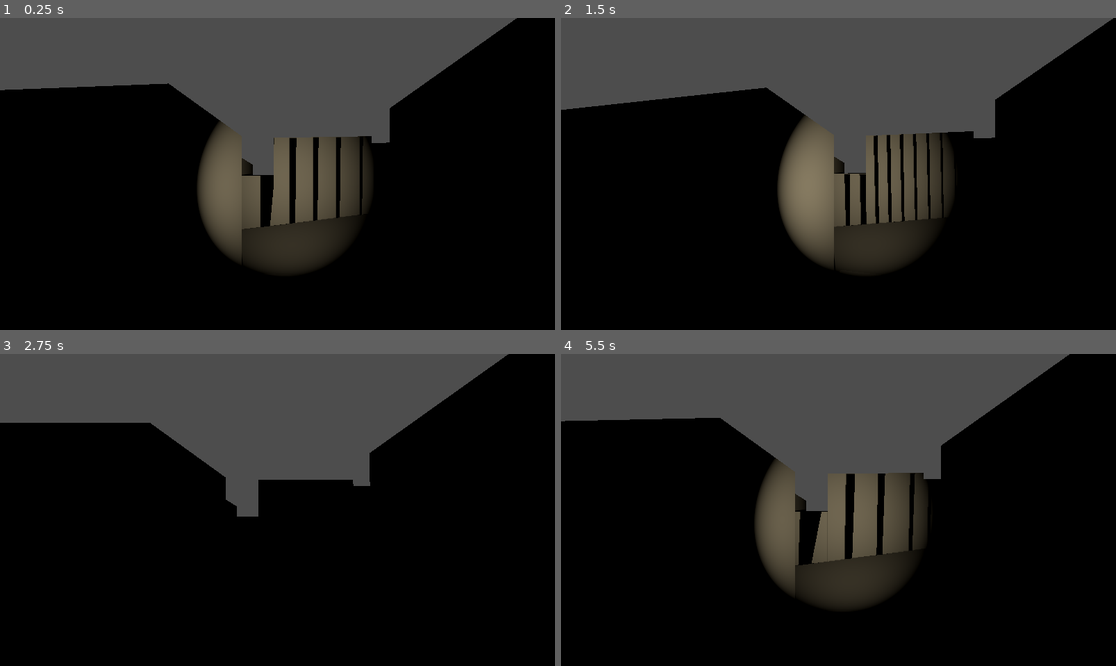
Above: before the commit, frames 1-4 (two rows, left to right).
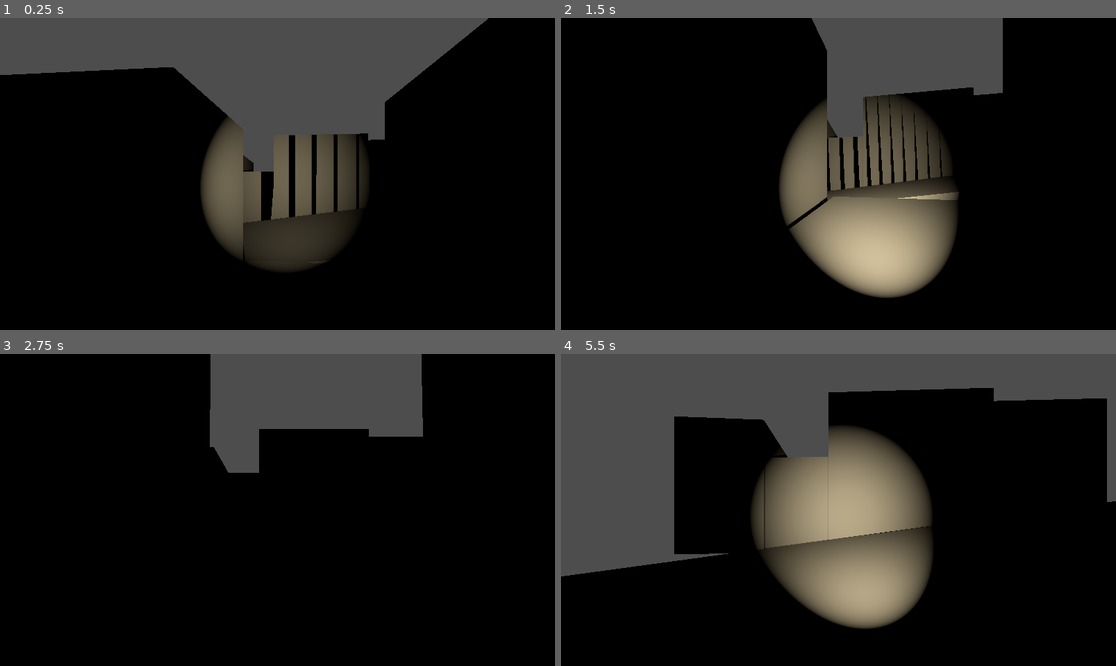
Above: after the commit, the same moments.

Repository: AlexYud/descarrilado
Game: Godot game, scene res://scenes/Main.tscn
Two runs of this game, one before a commit and one after it. Both use one fixed random seed, a clock stepped at 60 frames per second and the inputs below. Sound files missing from this copy of the repository are replaced by a short silence.
Inputs (mouse positions are in pixels of both pictures, inside the frame that each line leads up to):
- Up to frame 1 (0.25 s): no input
- Up to frame 2 (1.5 s): move the mouse to (866, 174) at 0.52 s; hold Ctrl (crouch) 0.53-1.28 s; hold W (up) from 0.53 s (still down); tap Space (jump) at 0.77 s; move the mouse to (810, 174) at 1.27 s; tap Ctrl (crouch) at 1.35 s
- Up to frame 3 (2.75 s): keep holding W (up); tap Space (jump) at 1.52 s; move the mouse to (288, 503) at 2.02 s; hold Ctrl (crouch) from 2.03 s (still down); click (288, 503) at 2.1 s
- Up to frame 4 (5.5 s): keep holding W (up); move the mouse to (832, 516) at 2.77 s; release Ctrl (crouch) at 2.78 s; tap Shift (sprint) at 2.85 s; tap Space (jump) at 3.02, 3.77, 4.52 s; tap Ctrl (crouch) at 3.05, 4.35 s; move the mouse to (877, 513) at 3.52 s; hold Ctrl (crouch) 3.53-4.28 s; move the mouse to (794, 506) at 4.27 s; move the mouse to (844, 510) at 5.02 s; hold Ctrl (crouch) from 5.03 s (still down); click (844, 510) at 5.1 s

The runs differ from the first frame. In frame 1, 5.0% of the frame differs, in the area x 0-94%, y 0-79%; in frame 2, 27%; in frame 3, 15%; in frame 4, 31%, in the area x 0-100%, y 0-88%.
Error before the commit: Attempt to call function 'stop' in base 'null instance' on a null instance. (res://scripts/Player.gd:171)

Commit message:
fix sfx path

Diff:
--- a/scripts/Player.gd
+++ b/scripts/Player.gd
@@ -29,8 +29,8 @@
 @onready var hand = $Hand
 @onready var flashlight = $Hand/SpotLight3D
 @onready var collider = $CollisionShape3D
-@onready var sfx_walk = $sfx_walk
-@onready var sfx_crouch_walk = $sfx_crouch_walk
+@onready var sfx_walk = $SoundEffects/sfx_walk
+@onready var sfx_crouch_walk = $SoundEffects/sfx_crouch_walk
 
 var direction = Vector3.ZERO
 var head_y_axis = 0.0
Not shown, added: scenes/Player.tscn109102927.tmp
